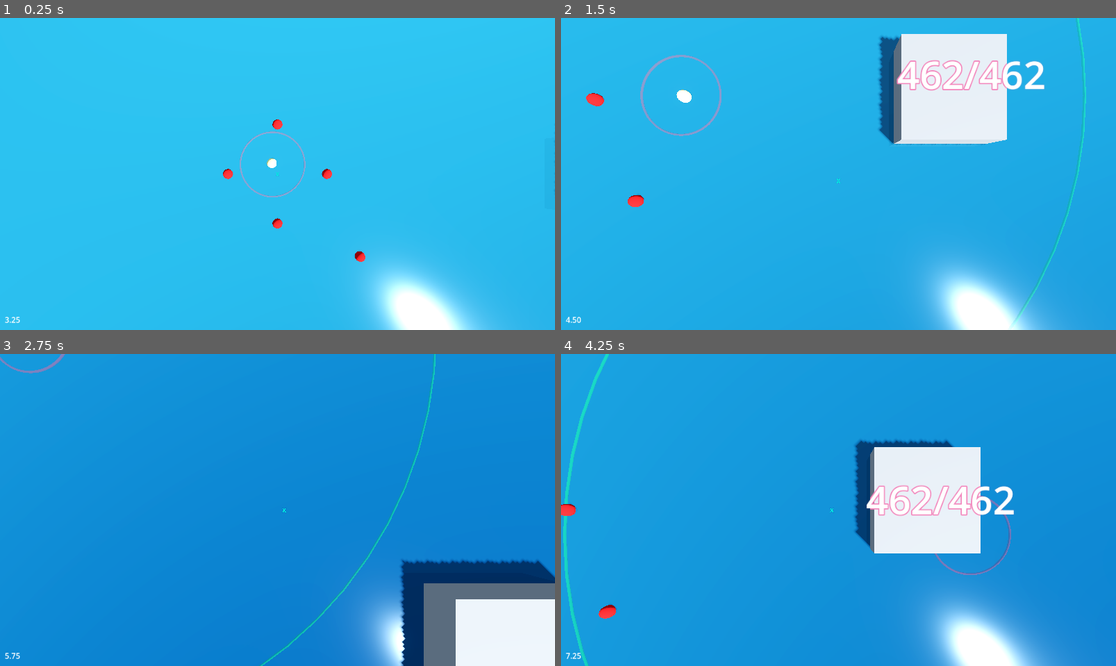
Above: before the commit, frames 1-4 (two rows, left to right).
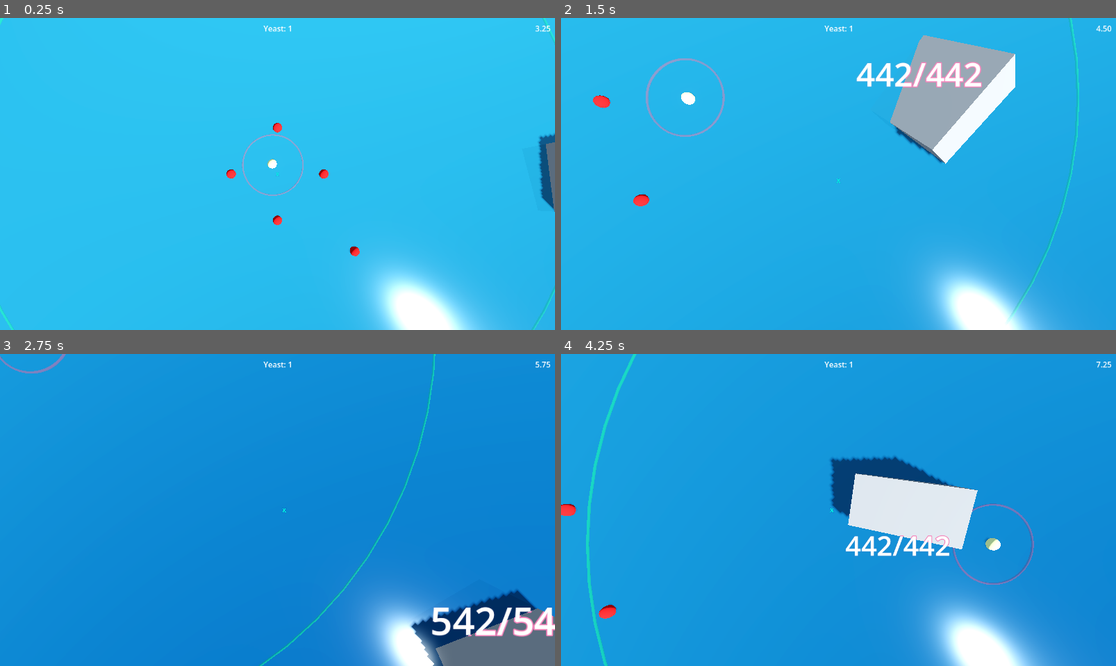
Above: after the commit, the same moments.

Repository: zeke8402/asg-godot-brewing
Game: Godot game, scene res://Scenes/main.tscn
Same seed, same stepped clock (60 frames per second), same inputs: the game is played once before the commit and once after it.
Inputs (mouse positions are in pixels of both pictures, inside the frame that each line leads up to):
- Up to frame 1 (0.25 s): no input
- Up to frame 2 (1.5 s): move the mouse to (960, 158) at 0.52 s; hold D (move_right) 0.53-1.28 s; hold Right mouse button (rally) 0.53-1.28 s; move the mouse to (727, 189) at 1.27 s; hold S (move_down) from 1.28 s (still down); right-click (727, 189) at 1.35 s
- Up to frame 3 (2.75 s): move the mouse to (333, 441) at 2.02 s; release S (move_down) at 2.03 s; hold D (move_right) from 2.03 s (still down); hold Right mouse button (rally) from 2.03 s (still down)
- Up to frame 4 (4.25 s): move the mouse to (810, 572) at 2.77 s; release D (move_right) at 2.78 s; release Right mouse button (rally) at 2.78 s; hold W (move_up) 2.78-3.53 s; right-click (810, 572) at 2.85 s; move the mouse to (1005, 556) at 3.52 s; hold A (move_left) from 3.53 s (still down); hold Right mouse button (rally) from 3.53 s (still down)

The runs differ from the first frame. In frame 1, 1.5% of the frame differs, in the area x 0-100%, y 0-100%; in frame 2, 9.7%; in frame 3, 8.8%; in frame 4, 8.5%.

Commit message:
tweaking camera settings to zoom out as the flock grows

Diff:
--- a/Scenes/main.tscn
+++ b/Scenes/main.tscn
@@ -5,6 +5,8 @@
 
 [node name="Root" type="Node3D" unique_id=71723246]
 script = ExtResource("1_bo1nx")
+cameraZoomPerCell = 0.05
+cameraZoomSpeed = 0.03
 
 [node name="Flock" type="Node3D" parent="." unique_id=1322431668]
 script = ExtResource("2_8gbba")
--- a/Scripts/flock.gd
+++ b/Scripts/flock.gd
@@ -87,6 +87,7 @@
 		_add_food_range_indicator(cell)
 
 func remove_cell(cell: Node3D) -> void:
+	print('erasing')
 	_cells.erase(cell)
 
 func _add_range_indicator(cell: Node3D) -> void:
@@ -284,6 +285,7 @@
 					cell.state = cell.State.EATING
 					cell.velocity = Vector3.ZERO
 					cell.current_food = collider.get_parent()
+					collider.get_parent().increment_eaters()
 				else:
 					cell.velocity = cell.velocity.bounce(collision.get_normal()) * 0.1
 			cell.global_position = body.global_position
--- a/Scripts/main.gd
+++ b/Scripts/main.gd
@@ -1,7 +1,12 @@
 extends Node3D
 
 @onready var _flock: Node3D = $Flock
+
+@export var cameraZoomPerCell: float = 0.5
+@export var cameraZoomSpeed: float = 0.05
+
 var _time_label: Label
+var _yeast_label: Label
 
 func _ready() -> void:
 	_setup_input_map()
@@ -119,19 +124,31 @@
 	add_child(canvas)
 
 	_time_label = Label.new()
-	_time_label.position = Vector2(10, -10)
-	_time_label.anchor_bottom = 1.0
-	_time_label.anchor_top = 1.0
-	_time_label.grow_vertical = Control.GROW_DIRECTION_BEGIN
+	_time_label.anchor_left = 1.0
+	_time_label.anchor_right = 1.0
+	_time_label.anchor_top = 0.0
+	_time_label.anchor_bottom = 0.0
+	_time_label.grow_horizontal = Control.GROW_DIRECTION_BEGIN
+	_time_label.position = Vector2(-10, 10)
 	canvas.add_child(_time_label)
+
+	_yeast_label = Label.new()
+	_yeast_label.anchor_left = 0.5
+	_yeast_label.anchor_right = 0.5
+	_yeast_label.anchor_top = 0.0
+	_yeast_label.anchor_bottom = 0.0
+	_yeast_label.grow_horizontal = Control.GROW_DIRECTION_BOTH
+	_yeast_label.position = Vector2(0, 10)
+	canvas.add_child(_yeast_label)
 
 func _process(_delta: float) -> void:
 	_time_label.text = "%.2f" % (Time.get_ticks_msec() / 1000.0)
+	_yeast_label.text = "Yeast: %d" % _flock._cells.size()
 	if _flock:
 		var camera := get_viewport().get_camera_3d()
 		camera.global_position.x = _flock.global_position.x
 		camera.global_position.z = _flock.global_position.z
 
 		var cell_count: int = _flock._cells.size()
-		var target_y: float = clamp(float(cell_count) * 0.5, 10.0, 200.0)
-		camera.global_position.y = lerp(camera.global_position.y, target_y, 0.05)
+		var target_y: float = clamp(float(cell_count) * cameraZoomPerCell, 10.0, 200.0)
+		camera.global_position.y = lerp(camera.global_position.y, target_y, cameraZoomSpeed)
--- a/Scripts/sugar.gd
+++ b/Scripts/sugar.gd
@@ -2,11 +2,21 @@
 
 var radius: float = 1.0
 var drift: Vector3 # random direction to drift in
-var _being_eaten: bool = false
+var rotation_speed: Vector3
+var _feed_indicator: MeshInstance3D
+var _being_eaten: bool = false:
+	set(value):
+		_being_eaten = value
+		if _feed_indicator:
+			_feed_indicator.visible = value
+
 var _label: Label3D
-
 var units: int = 0
 var total_units: int = 0
+var _eating_count: int = 0:
+	set(value):
+		_eating_count = value
+		_being_eaten = _eating_count > 0
 
 func _build_mesh() -> void:
 	var body := CharacterBody3D.new()
@@ -14,8 +24,8 @@
 	body.collision_mask = 2
 
 	var collision := CollisionShape3D.new()
-	var shape := BoxShape3D.new()
-	shape.size = Vector3(1.0, 0.5, 1.0)
+	var shape := SphereShape3D.new()
+	shape.radius = 1.0
 	collision.shape = shape
 	body.add_child(collision)
 
@@ -26,6 +36,20 @@
 	body.add_child(mesh_instance)
 
 	add_child(body)
+
+func _build_feed_indicator() -> void:
+	_feed_indicator = MeshInstance3D.new()
+	var torus := TorusMesh.new()
+	torus.inner_radius = 0.9
+	torus.outer_radius = 1.0
+	_feed_indicator.mesh = torus
+	var mat := StandardMaterial3D.new()
+	mat.albedo_color = Color(1.0, 0.5, 0.0, 0.6)
+	mat.transparency = BaseMaterial3D.TRANSPARENCY_ALPHA
+	_feed_indicator.material_override = mat
+	_feed_indicator.visible = false
+	_feed_indicator.top_level = true
+	add_child(_feed_indicator)
 
 func _build_label() -> void:
 	_label = Label3D.new()
@@ -43,8 +67,21 @@
 	if _label:
 		_label.text = "%d/%d" % [units, total_units]
 
+func _update_feed_indicator() -> void:
+	if _feed_indicator:
+		var torus := _feed_indicator.mesh as TorusMesh
+		if torus:
+			torus.inner_radius = scale.x * 0.9
+			torus.outer_radius = scale.x * 1.0
+
 # Called when the node enters the scene tree for the first time.
 func _ready() -> void:
+	rotation_speed = Vector3(
+		randf_range(-0.5, 0.5),
+		randf_range(-0.5, 0.5),
+		randf_range(-0.5, 0.5)
+	)
+
 	units = randi_range(10, 1000)
 	total_units = units
 	_update_scale()
@@ -55,12 +92,15 @@
 	).normalized() * 0.5
 	add_to_group("food")
 	_build_mesh()
+	_build_feed_indicator()
+	_update_feed_indicator()
 	_build_label()
 
 func _update_scale() -> void:
 	var s: float = float(units) / 100.0
 	scale = Vector3(s, s, s)
 	radius = s
+	_update_feed_indicator()
 
 func _process(delta: float) -> void:
 	var body := get_child(0) as CharacterBody3D
@@ -70,14 +110,28 @@
 		position = body.global_position
 		position.y = 0.0
 
+	rotation += rotation_speed * delta
 	_update_label()
+
+	if _feed_indicator:
+		_feed_indicator.global_position = global_position
+		_feed_indicator.global_position.y = 0.0
+		_feed_indicator.rotation = Vector3.ZERO
 
 func eat() -> int:
 	if units <= 0:
 		return 0
 	units -= 1
+	_being_eaten = true
 	if units % 10 == 0:
 		_update_scale()
 	if units <= 0:
 		queue_free()
 	return 1
+
+func increment_eaters() -> void:
+	_eating_count += 1
+
+
+func stop_eating() -> void:
+	_eating_count -= 1
--- a/Scripts/yeast.gd
+++ b/Scripts/yeast.gd
@@ -21,7 +21,11 @@
 var state: State = State.FLOCKING
 
 var eat_timer: float = 0.0 # How long before food units are gained.
-var current_food: Node3D = null
+var current_food: Node3D = null:
+	set(value) :
+		if is_instance_valid(current_food):
+			current_food.stop_eating()
+		current_food = value
 var food_consumed: int = 0
 var replications: int = 0
 
@@ -59,6 +63,7 @@
 		_process_eating(delta)
 
 
+
 func _process_eating(delta: float) -> void:
 	if burst_timer > 0.0:
 		burst_timer -= delta
@@ -83,6 +88,7 @@
 		global_position.y = 0.0
 
 	eat_timer += delta
+
 	if eat_timer >= 1.0:
 		eat_timer = 0.0
 		food_consumed += current_food.eat()
@@ -92,7 +98,6 @@
 	if food_consumed >= amountToReplicate:
 		food_consumed = 0
 		replications += 1
-		print("replicating! replications: ", replications)
 		if replications >= maxReplications:
 			_die()
 		else:
@@ -115,6 +120,8 @@
 
 func reset() -> void:
 	state = State.FLOCKING
+	if is_instance_valid(current_food):
+		current_food.stop_eating()
 	current_food = null
 	eat_timer = 0.0
 	velocity = Vector3.ZERO
